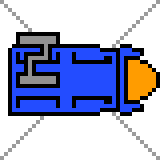
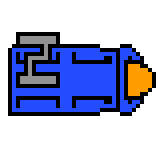
Before/after of a 160x160 layered artwork. What changed in the layer stack:
painted on "New Layer#3" over [left=128, top=56, right=160, bottom=104]
painted on "New Layer#2" over [left=124, top=48, right=144, bottom=112]
removed layer "New Layer" (was 39%) over [left=0, top=0, right=160, bottom=160]
removed layer "Background" over [left=0, top=0, right=160, bottom=160]
